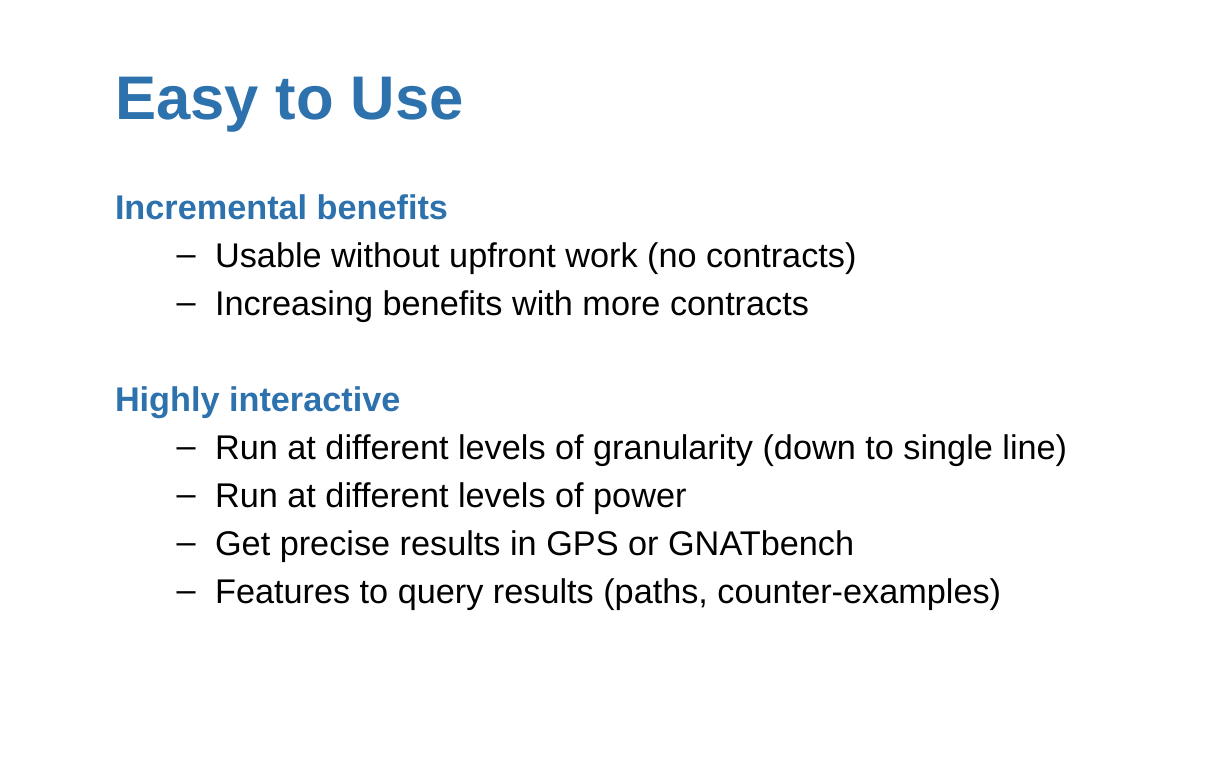
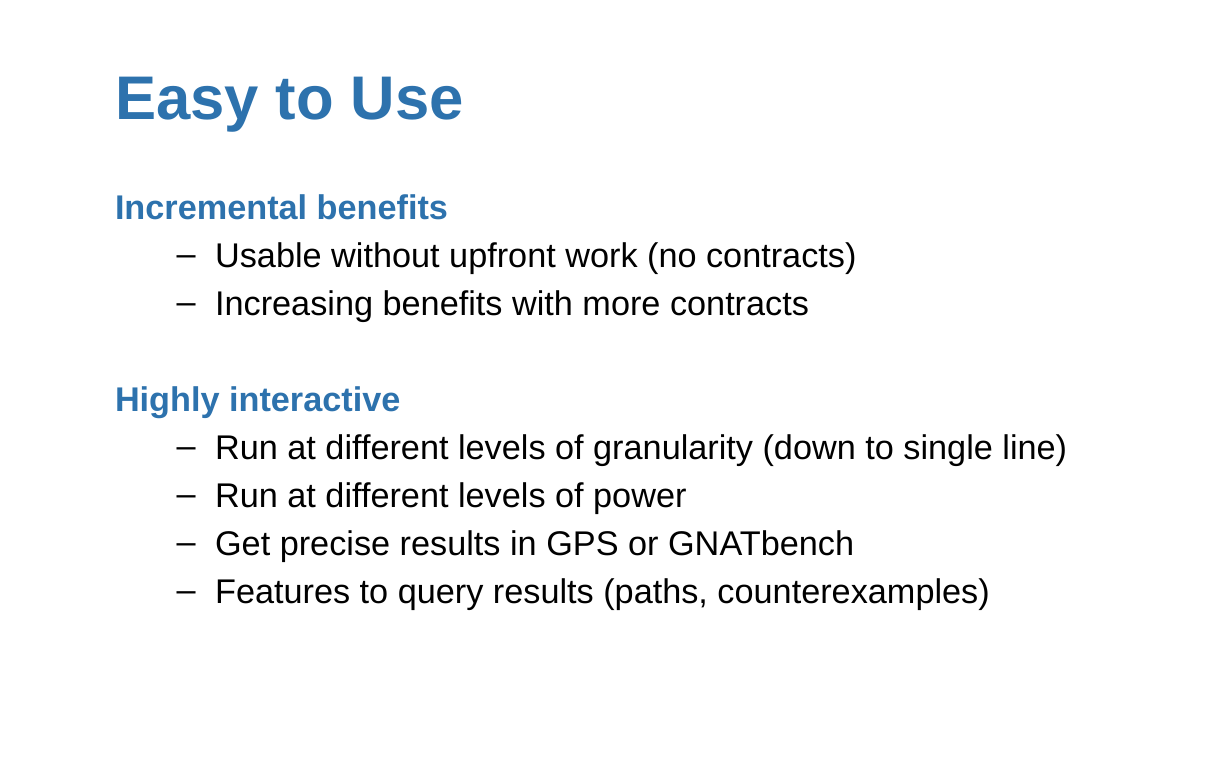
Before and after one commit to AdaCore/spark2014, a slide deck: slide 7 of slides/AdaCore_Tech_Days_2015/AdaCore Tech Days SPARK 2014.pptx. Drawn at 1232x770 pixels with LibreOffice and Linux fonts; fonts in the diff are those of the drawing; background and template pictures are left out. Boxes give left, top, right and bottom in pixels: in the first picture for what was removed or moved away, otherwise in the second. Text is boxed around its words. In the diff, an @@ line names an element or a change of style, - is before the commit and + after.

Commit message:
O730-003 typos

```diff
--- a/slides/AdaCore_Tech_Days_2015/AdaCore Tech Days SPARK 2014.pptx
+++ b/slides/AdaCore_Tech_Days_2015/AdaCore Tech Days SPARK 2014.pptx
@@ text at (215, 578, 989, 609): text changed @@
-  – Features to query results (paths, counter-examples)
+  – Features to query results (paths, counterexamples)
```
Also in this commit, not shown: 1 other slide changed.
